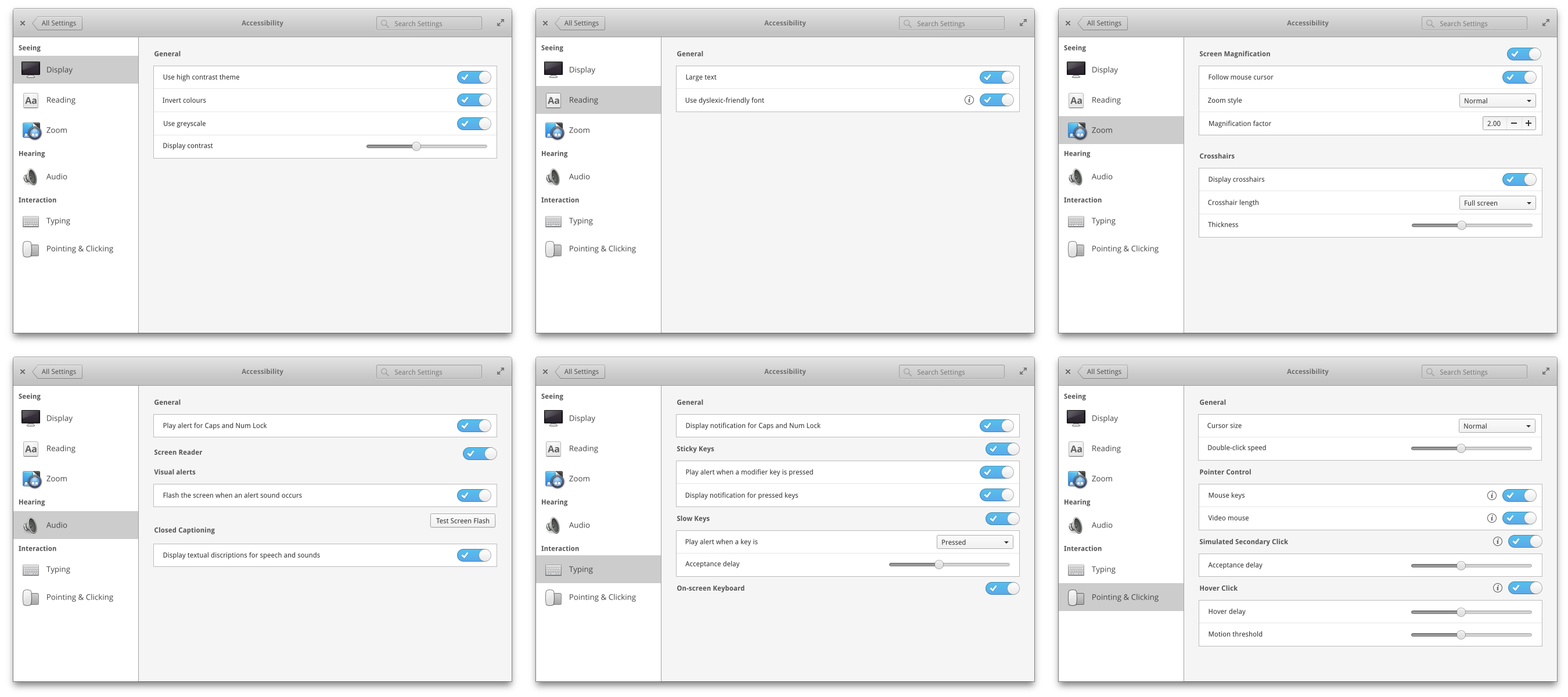
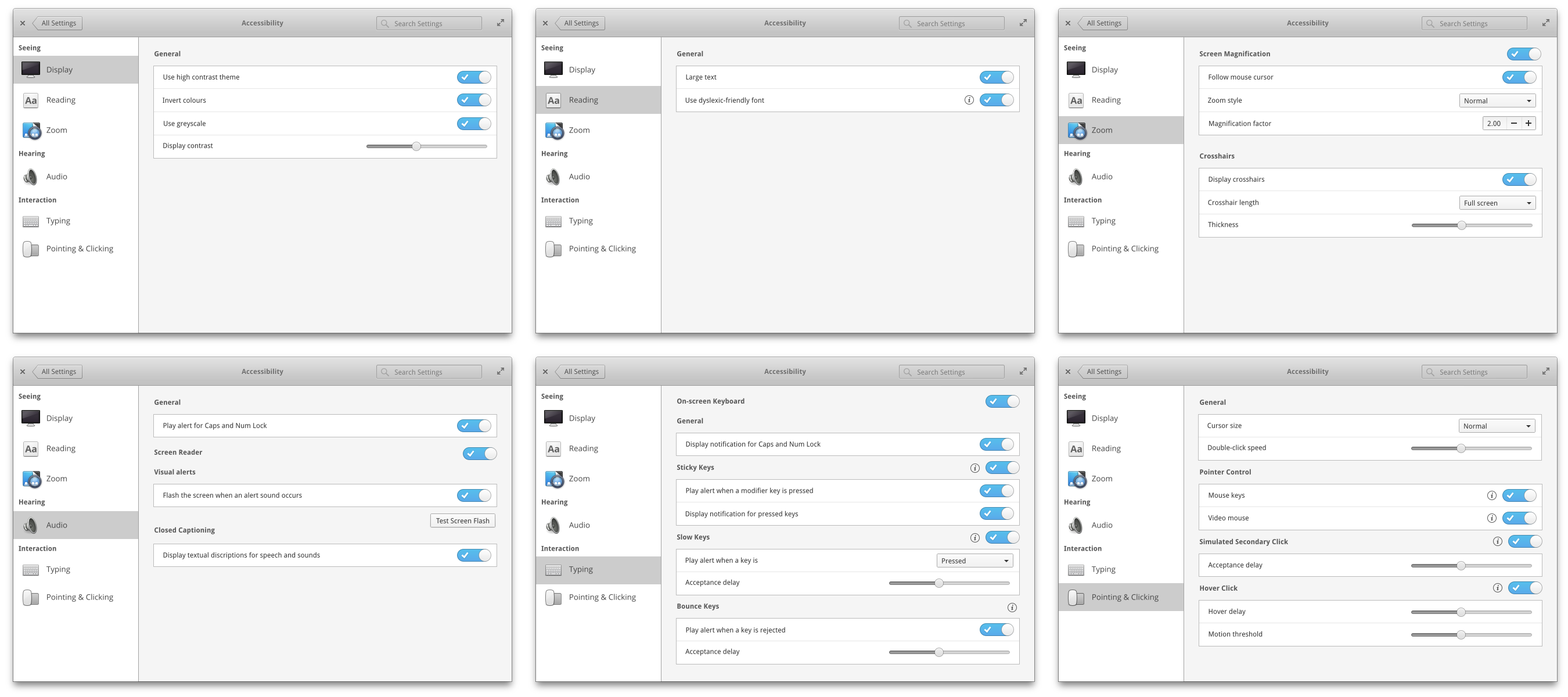
Layers edited between the first and the second w=1568, h=697 image:
painted on "accessibility_keyboard_alt.png" over [536, 394, 1020, 665]
